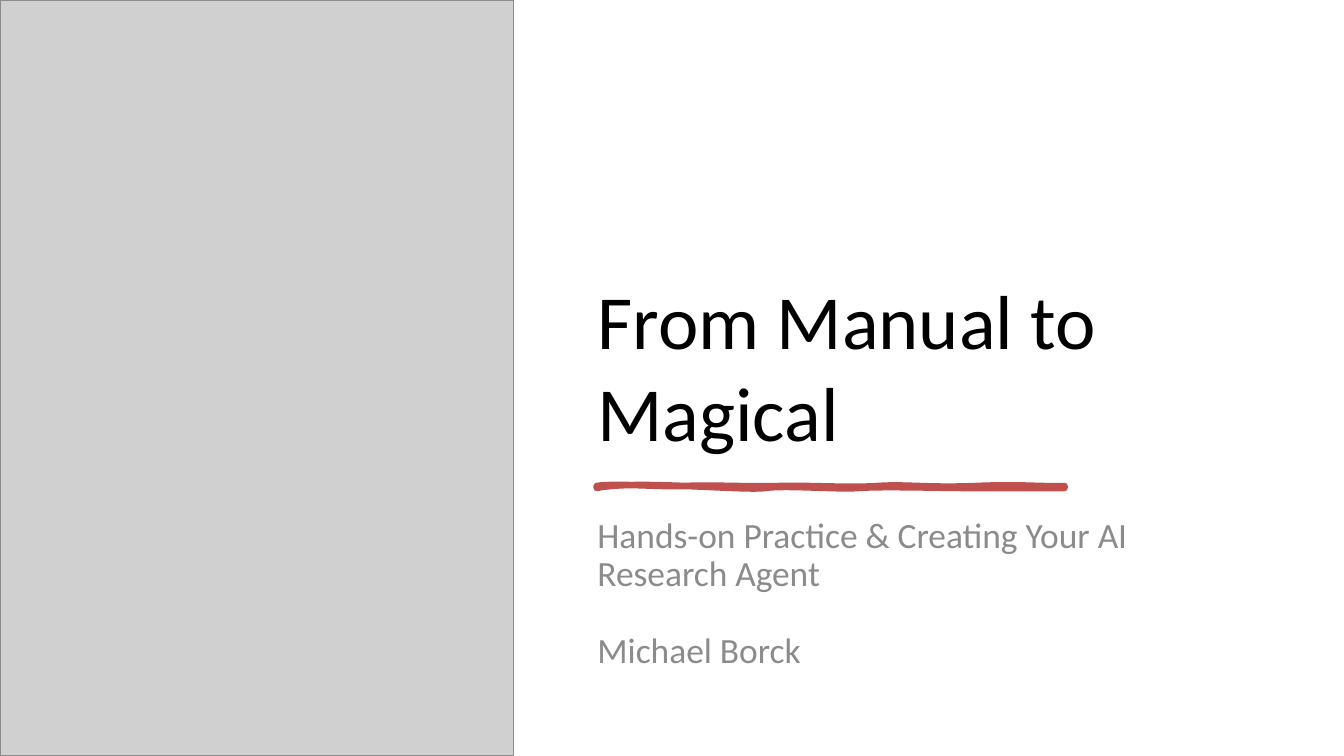
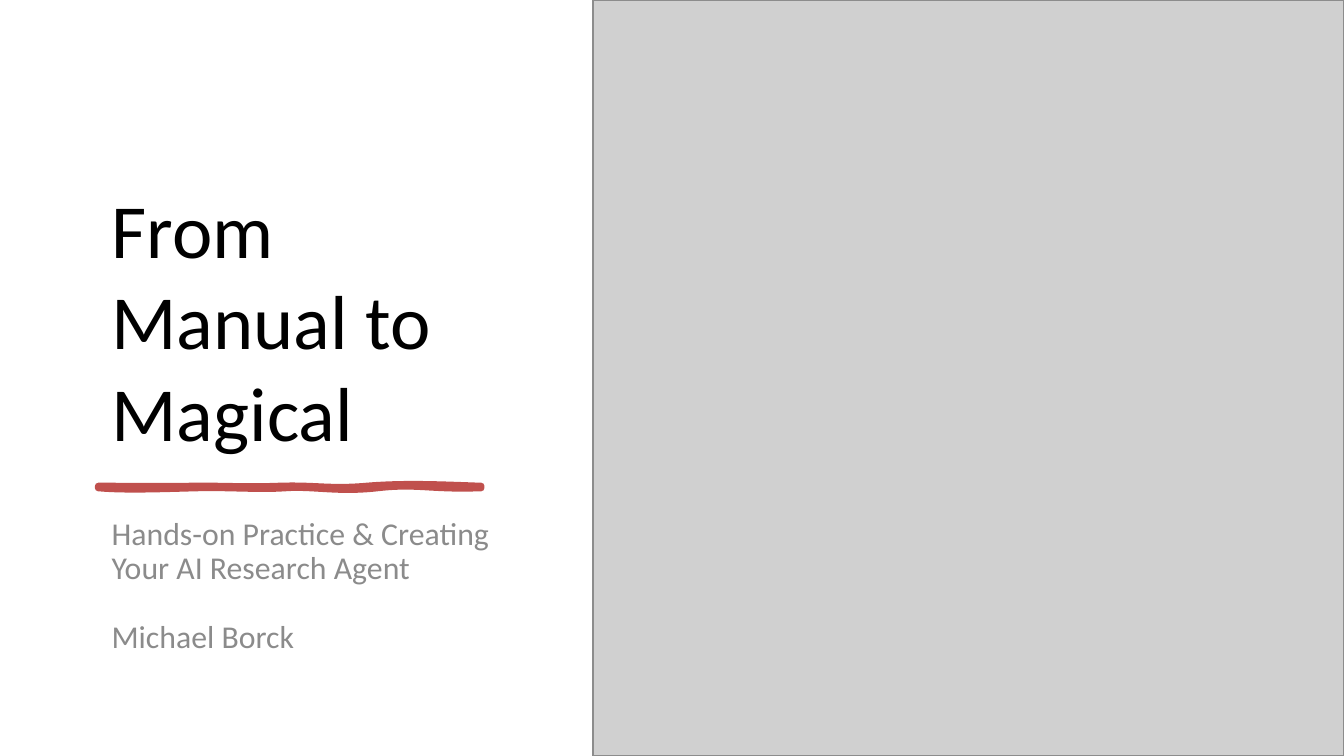
Before and after one commit to michaelborck-presentations/food-science-ai-workshop, a slide deck: slide 1 of presentations/llm-research-presentation-2-md.pptx. Drawn at 1344x756 pixels with LibreOffice and Linux fonts; fonts in the diff are those of the drawing; grey boxes stand for pictures. Boxes give left, top, right and bottom in pixels: in the first picture for what was removed or moved away, otherwise in the second. Text is boxed around its words. In the diff, an @@ line names an element or a change of style, - is before the commit and + after.

Commit message:
Fix all landing page links and add QR code to presentations
Landing page fixes:
- Correct all interactive tool filenames (underscores, not hyphens)
- Update presentation links to actual file names (llm-research-presentation-*)
- Fix resource guide links (agent_creation_guide.* files)
- Change from absolute to relative paths for better compatibility
- Ensure all links point to existing files in repository

Presentation enhancement:
- Add QR code to title slide for easy mobile access to workshop materials
- Improve accessibility and sharing capabilities

Site now fully functional with zero broken links and enhanced mobile access.
All navigation works correctly for local development and GitHub Pages deployment.

```diff
--- a/presentations/llm-research-presentation-2-md.pptx
+++ b/presentations/llm-research-presentation-2-md.pptx
@@ picture removed at (x1=0, y1=0, x2=513, y2=755) @@
@@ picture added at (x1=593, y1=0, x2=1343, y2=755) @@
@@ title "From Manual to Magical" rewrapped from (x1=597, y1=296, x2=1096, y2=454) to (x1=112, y1=209, x2=430, y2=454) @@
@@ freeform shape resized from (x1=597, y1=487, x2=1064, y2=488) to (x1=98, y1=487, x2=481, y2=488) @@
@@ subtitle "Hands-on Practice & Creating Your ..." moved from (x1=597, y1=523, x2=1127, y2=663) to (x1=112, y1=523, x2=489, y2=648) @@
@@ subtitle "Hands-on Practice & Creating Your ..." at (x1=112, y1=523, x2=489, y2=648): size 19 to 17 pt @@
```
Also in this commit, not shown: 1 other file.
